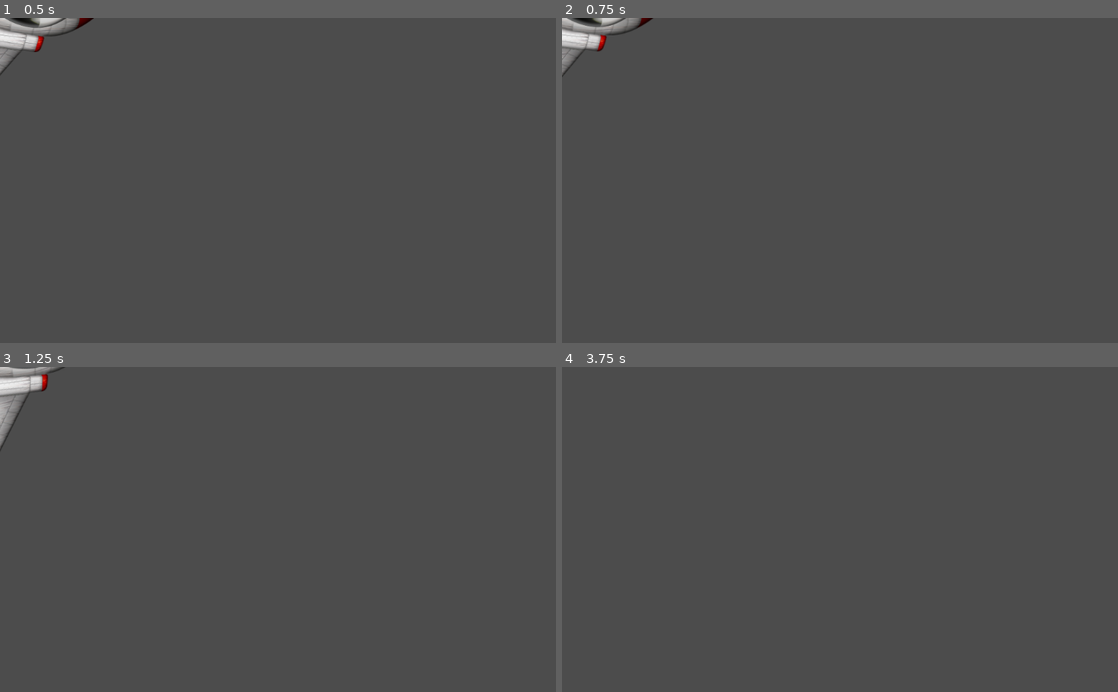
Above: before the commit, frames 1-4 (two rows, left to right).
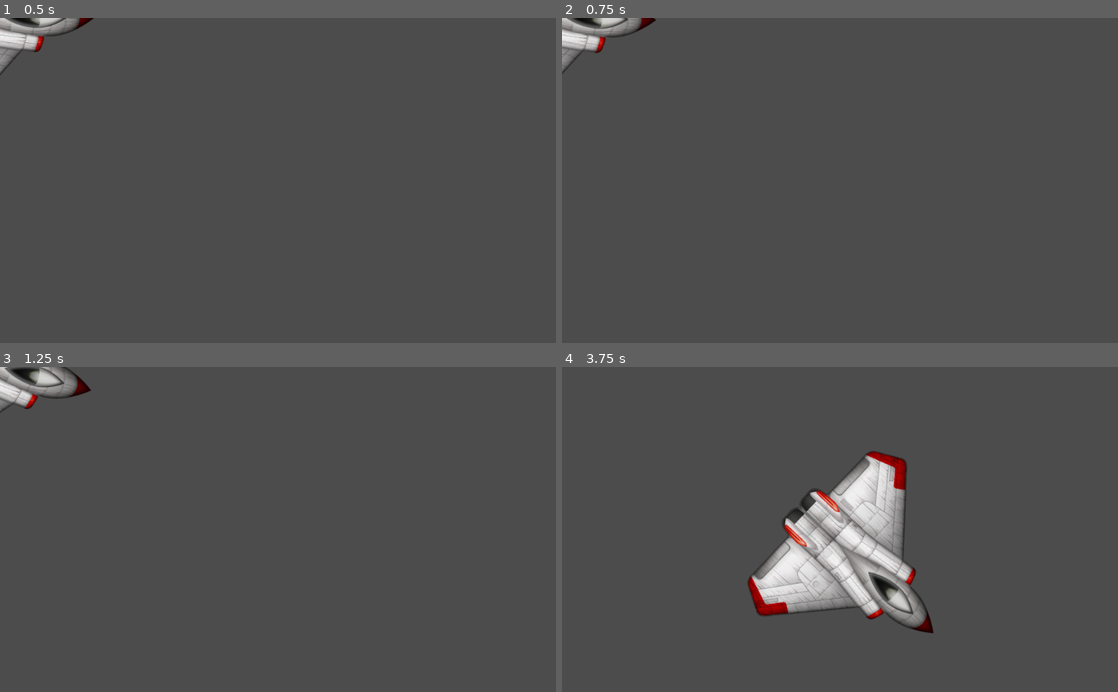
Above: after the commit, the same moments.

Repository: justafewlosers/Asteroids
Game: Godot game, scene res://src/Node2D.tscn
The game is run twice, just before and just after one commit, with the same random seed, the same clock (stepped at 60 frames per second) and the same inputs.
Inputs:
- Up to frame 1 (0.5 s): no input
- Up to frame 2 (0.75 s): tap Enter at 0.5 s; hold D (right) from 0.53 s (still down)
- Up to frame 3 (1.25 s): keep holding D (right)
- Up to frame 4 (3.75 s): release D (right) at 1.28 s; hold A (left) 1.28-2.03 s; hold D (right) 2.03-2.78 s; hold W (up) 2.78-3.53 s; hold A (left) from 3.53 s (still down)

Frame 1 is identical in both runs. In frame 2, 0.5% of the frame differs, in the area x 0-17%, y 0-19%; in frame 3, 1.5%; in frame 4, 10%, in the area x 33-67%, y 25-83%.

Commit message:
7 - Smooth rotation

Diff:
--- a/src/playermovement.gd
+++ b/src/playermovement.gd
@@ -1,30 +1,28 @@
 extends RigidBody2D
 
 const UP = Vector2(0, 1)
-const MAX_VEL = 400
-const MAX_TORQUE = 20
+const ENGINE_THRUST = 10
+const SPIN_THRUST = 0.01
 
 var thrust = Vector2()
-var engine_thrust = 10
-var spin_thrust = 0.01
 var rot_dir = 0
 
 func get_input(delta):
 	thrust = Vector2(0, 0)
 	if Input.is_action_pressed("up"):
-		thrust = Vector2(engine_thrust, 0)
+		thrust = Vector2(ENGINE_THRUST, 0)
 	else:
 		thrust = Vector2(max(thrust.x - 25, 0), 0)
 
 	rot_dir = 0
 	if Input.is_action_pressed("right"):
-		rot_dir = min(rot_dir - 1, -10) * delta
+		rot_dir = min(rot_dir + 10, 100) * delta
 	elif Input.is_action_pressed("left"):
-		rot_dir = max(rot_dir + 1, 10) * delta
+		rot_dir = max(rot_dir - 10, -100) * delta
 	else:
 		rot_dir = lerp(rot_dir, 0, 10)
 
 func _physics_process(delta):
 	get_input(delta)
 	set_applied_force((10 * thrust.rotated(rotation)) * delta * UP.y)
-	set_applied_torque((rot_dir * spin_thrust) * delta)
+	set_applied_torque((rot_dir * SPIN_THRUST) * delta)
